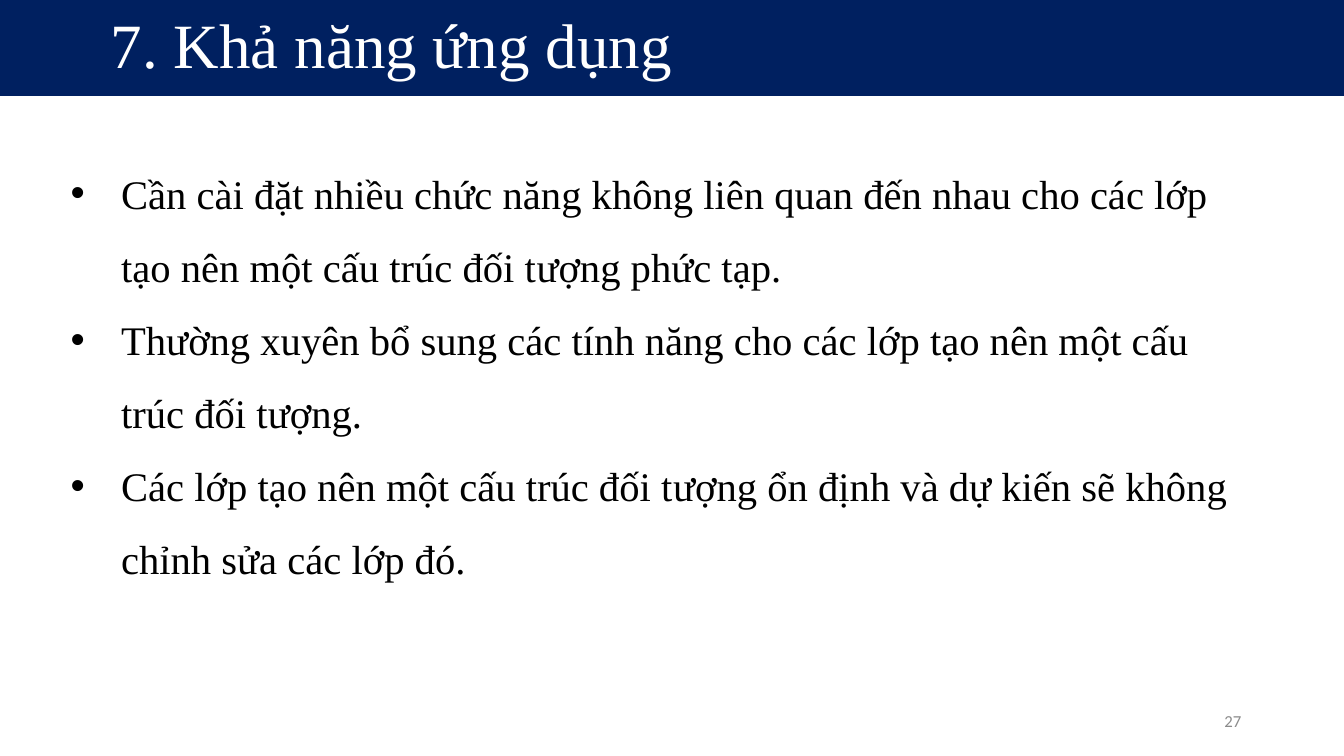
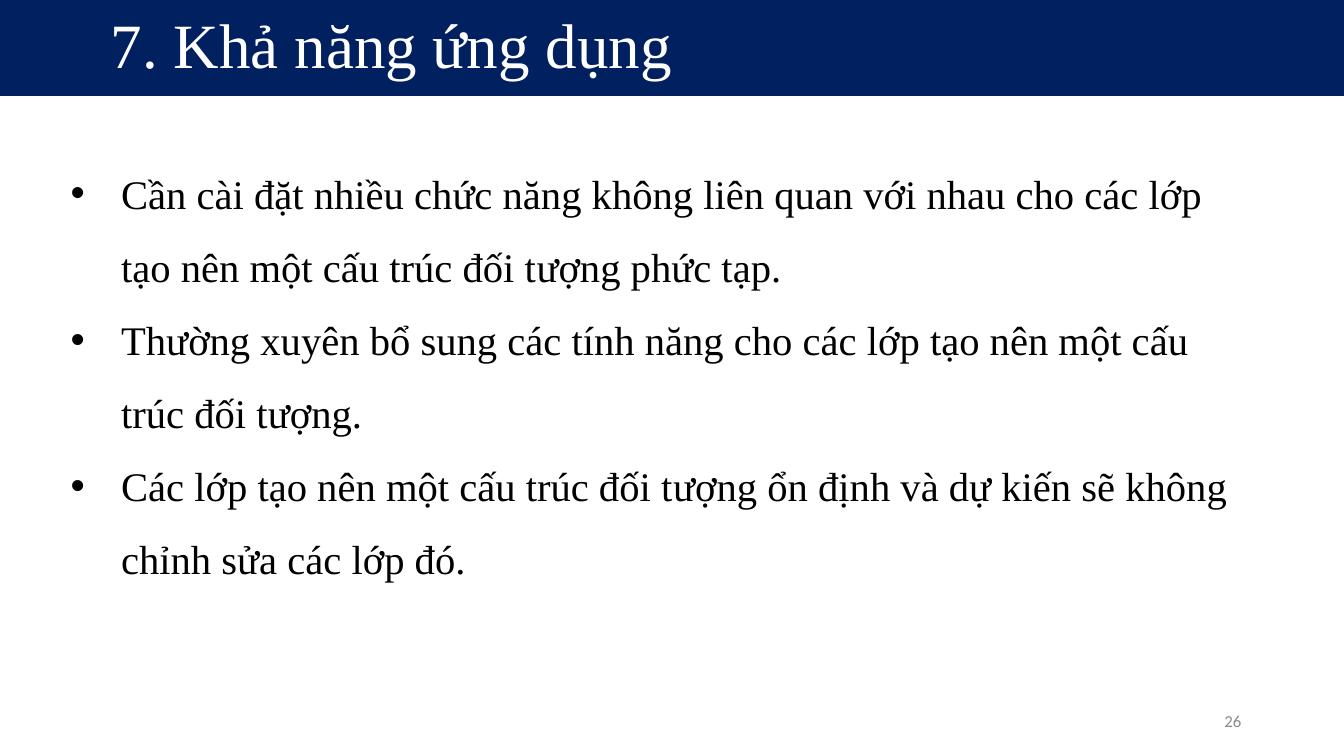
Before and after one commit to kieuconghau/lthdt-18clc1-09, a slide deck: slide 26 of Design Patterns/Design Patterns [Official]/Visitor/Visitor Design Pattern [Official].pptx (slide 27 before the commit). Drawn at 1344x756 pixels with LibreOffice and Linux fonts; fonts in the diff are those of the drawing. Boxes give left, top, right and bottom in pixels: in the first picture for what was removed or moved away, otherwise in the second. Text is boxed around its words. In the diff, an @@ line names an element or a change of style, - is before the commit and + after.

```diff
--- a/Design Patterns/Design Patterns [Official]/Visitor/Visitor Design Pattern [Official].pptx
+++ b/Design Patterns/Design Patterns [Official]/Visitor/Visitor Design Pattern [Official].pptx
@@ text at [121, 179, 1202, 290]: text changed @@
-• Cần cài đặt nhiều chức năng không liên quan đến nhau cho các lớp tạo nên một cấu trúc đối tượng phức tạp.
+• Cần cài đặt nhiều chức năng không liên quan với nhau cho các lớp tạo nên một cấu trúc đối tượng phức tạp.
@@ page number at [1224, 716, 1241, 727]: text changed @@
-27
+26
```
Also in this commit, not shown: 12 other slides changed, 4 slides added, 3 slides removed, 3 other files.
